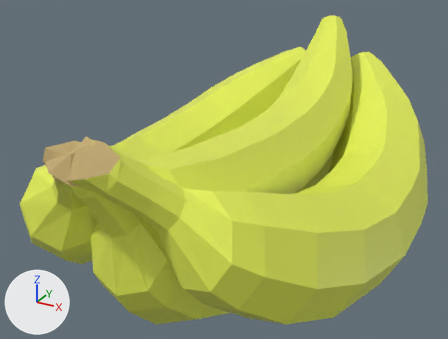
The FBX model Assets/Resources/Models/Items/bananas.fbx: old version first, new version second.
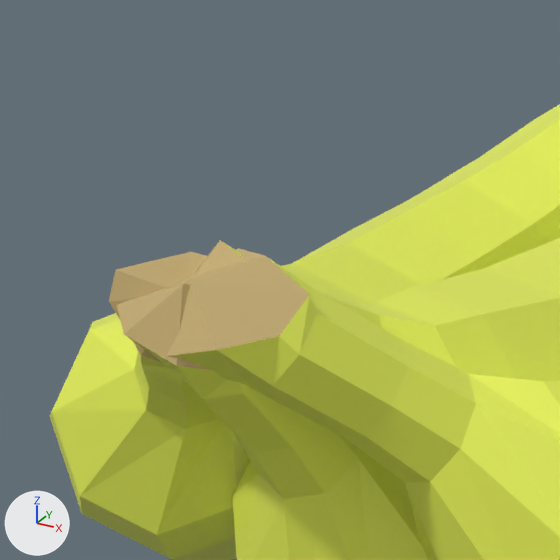
Each version appears first whole from a 50 mm camera at (0.5, -1.062, 0.463) aimed at (-0.095, 0.019, -0.078), and next in a close-up on the part from 0% to 49% of the width and 12% to 77% of the height. The axes (+X, +Y, +Z) are drawn at lower left. The lights are the same throughout. Where no turn or scale is listed for an object, it has been applied to the vertices. Vertices at the same position are counted once.

Names of what the first close-up shows: 'Banan.004'.
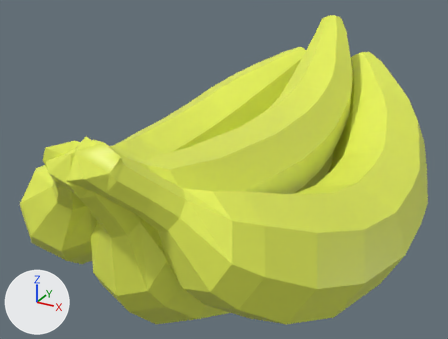
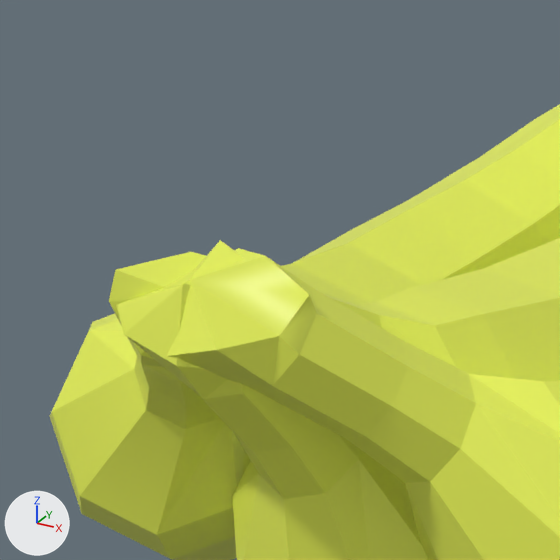
The edits, one by one:
me_mesh_007 is used by ob_banan_004; location (0.0, 0.0, 0.0).
me_mesh_007 had 584 vertices, 1152 faces and spanned x -0.42..0.311, y -0.508..0.587, z -0.352..0.187.
me_mesh_007 now has 583 vertices, 636 faces and spans x -0.42..0.311, y -0.508..0.587, z -0.352..0.187.
me_mesh_007 part 1: 1 vertex removed from x -0.048, y -0.482, z 0.15.
me_mesh_007 part 2: 44 faces spanning x -0.142..0.044, y -0.508..0.582, z 0.029..0.187 switch from mat_mat_002 (yellow #c9b074) to mat_mat_003 (its picture is missing).

What differs and where, as boxes [x1, y1, x2, y2] in the close-ups (560 x 560 px):
part 1 of me_mesh_007, deleted (yellow)
    before: [194, 240, 243, 277]
part 2 of me_mesh_007, recoloured
    both: [109, 248, 278, 369]
